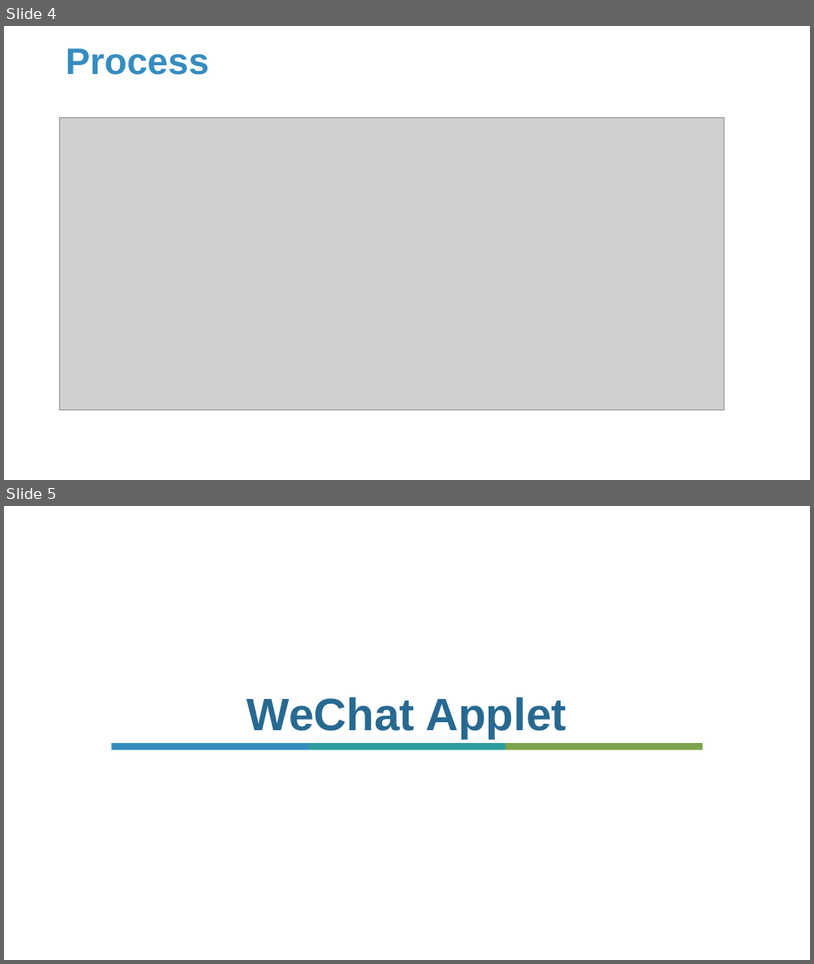
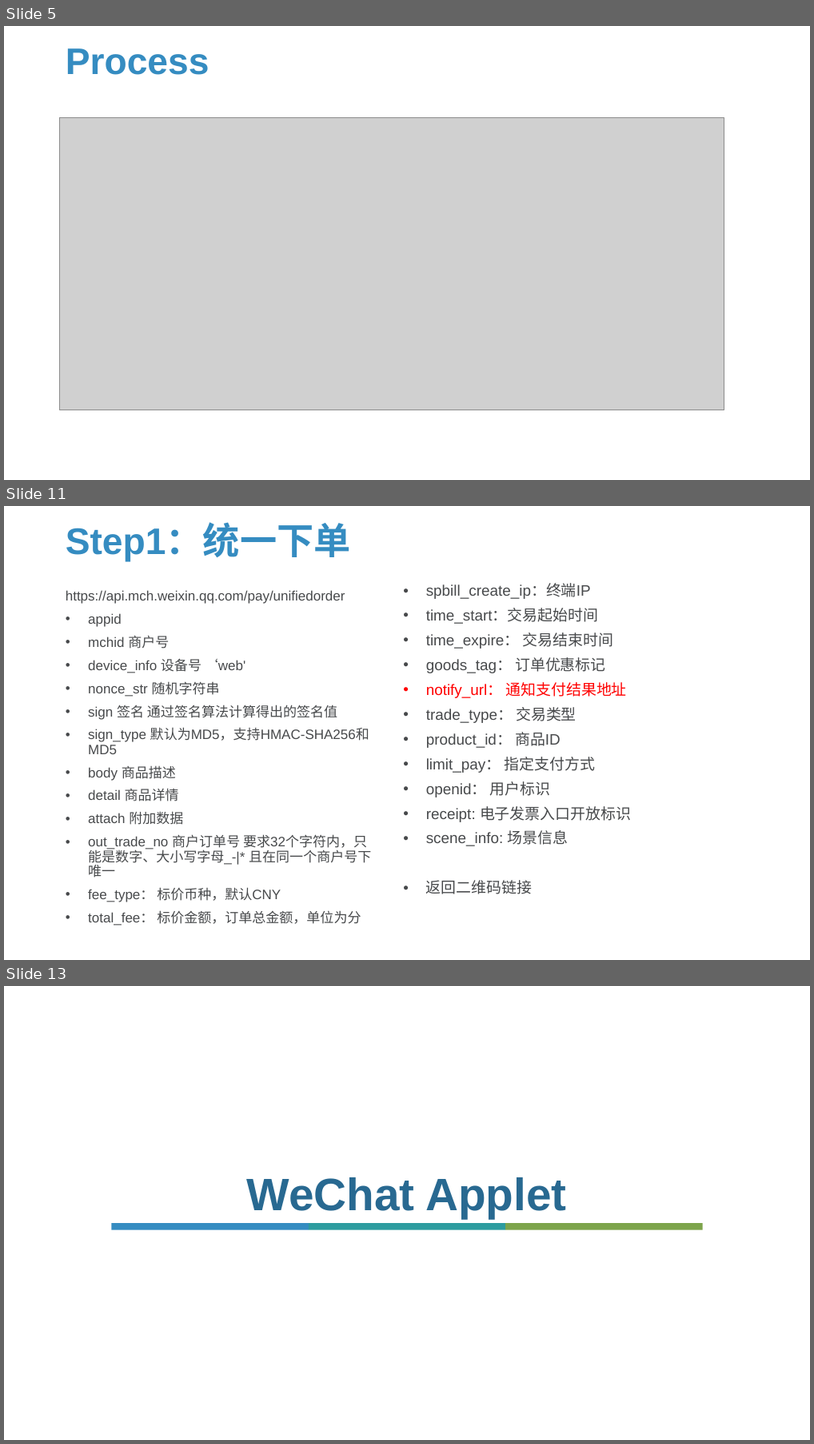
Before and after one commit to Sparks-Lu/TechNotes, a slide deck: Web/WeChat-Notes.pptx. Shown one above the other, each under a label of ours: slides 4 and 5 before the commit, slides 5, 11 and 13 after it; the slides between them are not shown. The pictures are 814x964 and 814x1444 pixels, drawn with LibreOffice and Linux fonts; fonts in the diff are those of the drawing; grey boxes stand for pictures; background and template pictures are left out. Boxes give left, top, right and bottom in pixels: in the first picture for what was removed or moved away, otherwise in the second. Text is boxed around its words. In the diff, an @@ line names an element or a change of style, - is before the commit and + after.

```diff
--- a/Web/WeChat-Notes.pptx
+++ b/Web/WeChat-Notes.pptx
@@ slide 11 added at (4, 506, 810, 960), background picture (left out) @@
@@ title added at (66, 525, 351, 562), 44 pt, text #358CC1, bold @@
+Step1：统一下单
@@ text added at (66, 590, 371, 925), 16.2 pt, text #47494B @@
+https://api.mch.weixin.qq.com/pay/unifiedorder
+• appid
+• mchid 商户号
+• device_info 设备号 ‘web'
+• nonce_str 随机字符串
+• sign 签名 通过签名算法计算得出的签名值
+• sign_type 默认为MD5，支持HMAC-SHA256和MD5
+• body 商品描述
+• detail 商品详情
+• attach 附加数据
+• out_trade_no 商户订单号 要求32个字符内，只能是数字、大小写字母_-|* 且在同一个商户号下唯一
+• fee_type： 标价币种，默认CNY
+• total_fee： 标价金额，订单总金额，单位为分
@@ text added at (426, 584, 631, 894), 18 pt, text #47494B @@
+• spbill_create_ip：终端IP
+• time_start：交易起始时间
+• time_expire： 交易结束时间
+• goods_tag： 订单优惠标记
+• notify_url： 通知支付结果地址
+• trade_type： 交易类型
+• product_id： 商品ID
+• limit_pay： 指定支付方式
+• openid： 用户标识
+• receipt: 电子发票入口开放标识
+• scene_info: 场景信息
+• 返回二维码链接
@@ what was slide 4 is now slide 5 @@
@@ what was slide 5 is now slide 13 @@
```
Also in this commit, not shown: 1 slide changed, 7 other slides added, 6 other files.
